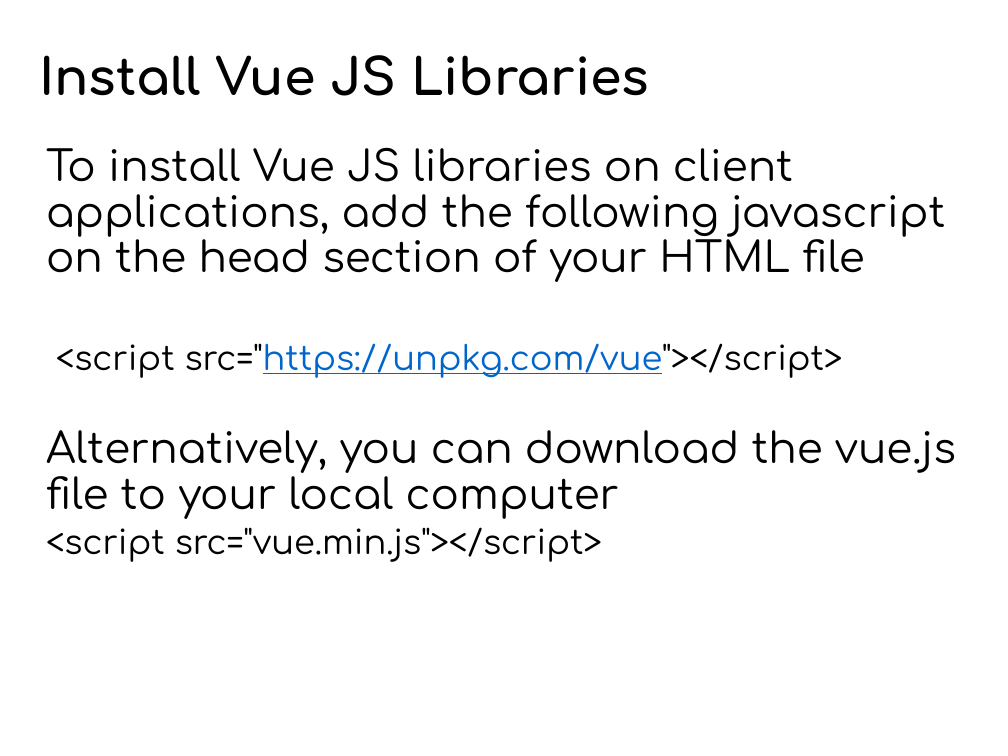
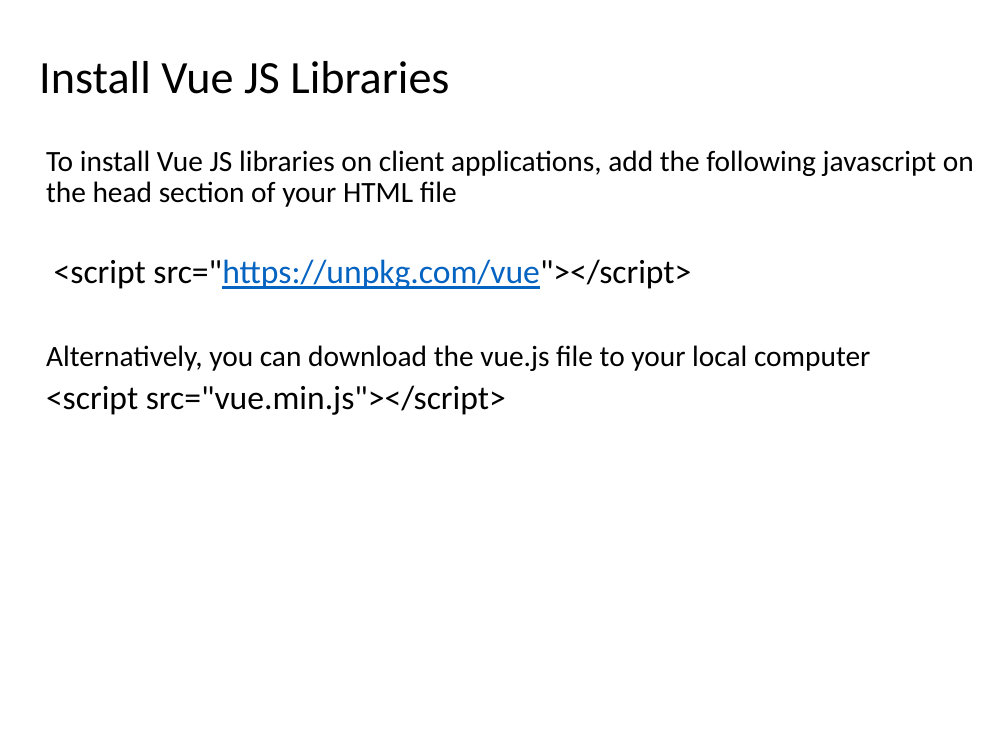
Before and after one commit to auzadventure/vue-beginner, a slide deck: slide 13 of SG - Lionel - Vue.js Essential Training - v2.pptx (slide 12 before the commit). Drawn at 1008x756 pixels with LibreOffice and Linux fonts; fonts in the diff are those of the drawing. Boxes give left, top, right and bottom in pixels: in the first picture for what was removed or moved away, otherwise in the second. Text is boxed around its words. In the diff, an @@ line names an element or a change of style, - is before the commit and + after.

```diff
--- a/SG - Lionel - Vue.js Essential Training - v2.pptx
+++ b/SG - Lionel - Vue.js Essential Training - v2.pptx
@@ title "Install Vue JS Libraries" at [39,61,449,94]: size 36 to 33 pt, font Comfortaa to Calibri, bold off @@
@@ text "To install Vue JS libraries ..." at [46,150,974,415]: size 30 to 21 pt in "To install Vue JS libraries on client ...", "Alternatively, you can download the vue.js file ..."; font Comfortaa to Calibri; text colour #0066CC to #0563C1 in "src="https://unpkg.com/vue"></script>" @@
```
Also in this commit, not shown: 85 other slides changed, 1 slide added, 5 other files.
